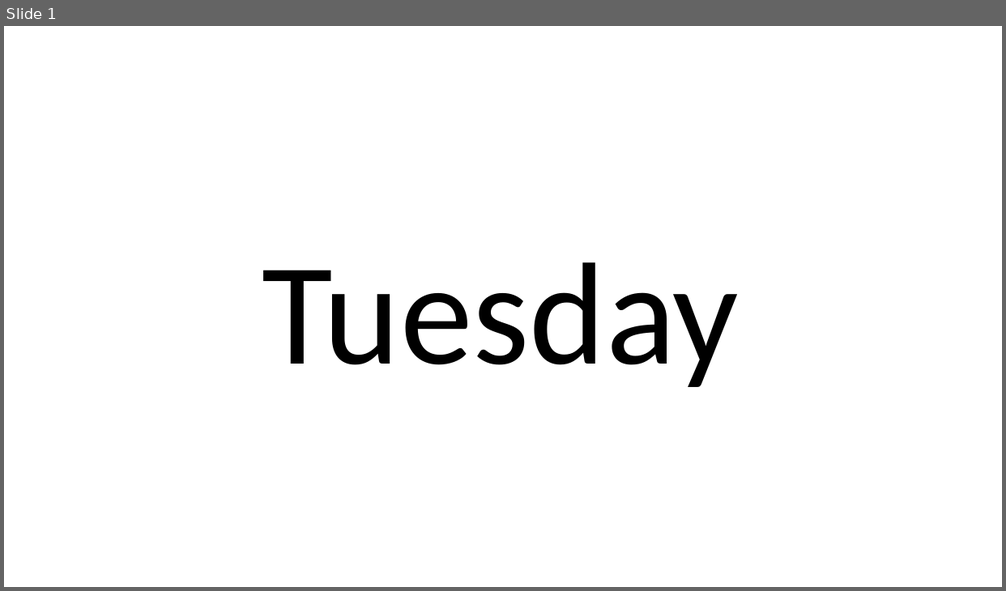
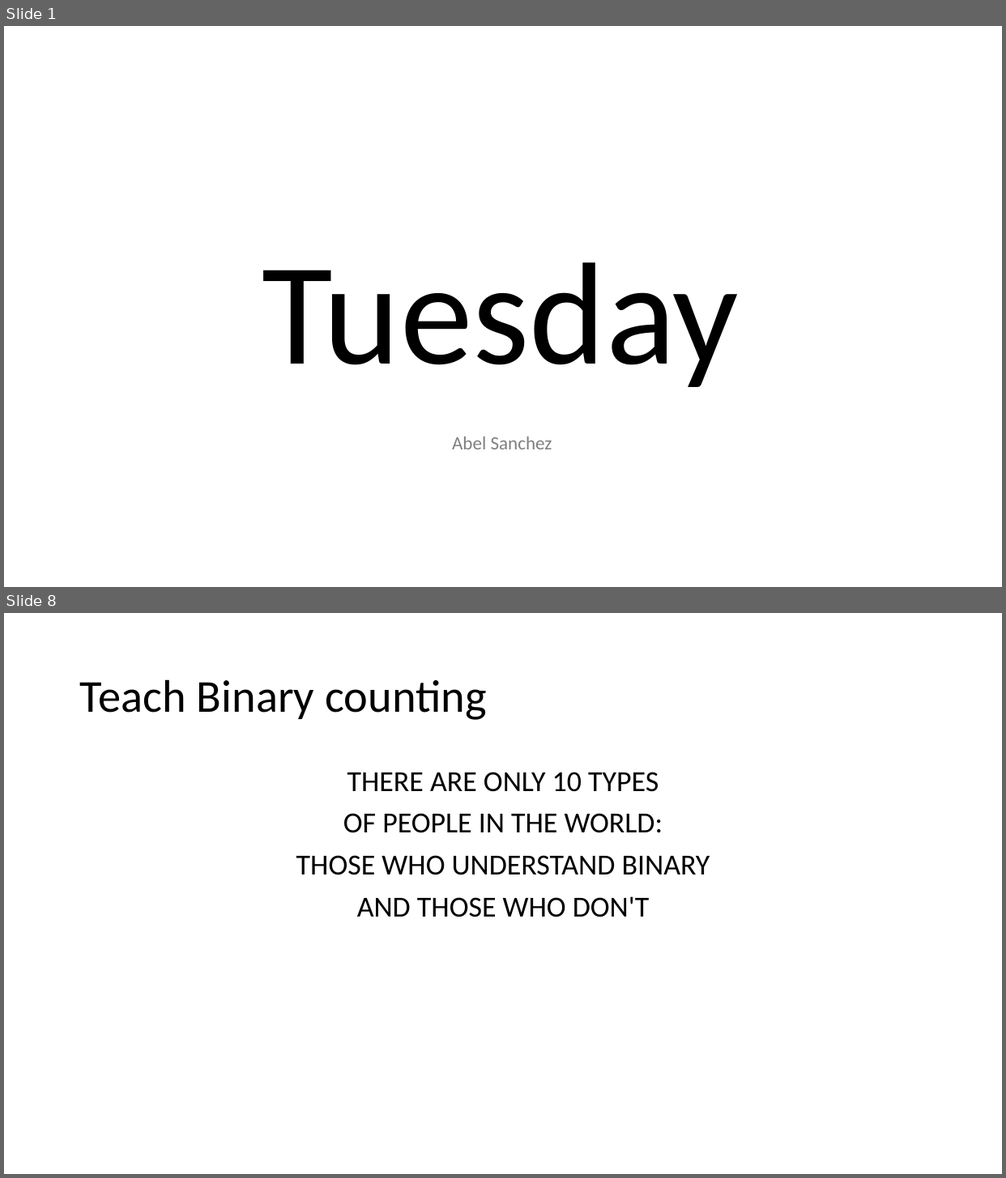
Before and after one commit to heaps/workshop, a slide deck: 02_tuesday/tuesday.pptx. Shown one above the other, each under a label of ours: slide 1 before the commit, slides 1 and 8 after it; the slides between them are not shown. The pictures are 1006x591 and 1006x1178 pixels, drawn with LibreOffice and Linux fonts; fonts in the diff are those of the drawing. Boxes give left, top, right and bottom in pixels: in the first picture for what was removed or moved away, otherwise in the second. Text is boxed around its words. In the diff, an @@ line names an element or a change of style, - is before the commit and + after.

```diff
--- a/02_tuesday/tuesday.pptx
+++ b/02_tuesday/tuesday.pptx
@@ slide 8 added at (4, 613, 1002, 1174), background #FFFFFF @@
@@ title added at (80, 679, 487, 720), 44 pt, text #000000 @@
+Teach Binary counting
@@ text added at (296, 772, 710, 918), 28 pt, text #000000 @@
+THERE ARE ONLY 10 TYPES
+OF PEOPLE IN THE WORLD:
+THOSE WHO UNDERSTAND BINARY
+AND THOSE WHO DON'T
@@ slide 1 changed as well @@
@@ text added at (452, 437, 552, 450), 18 pt, text #808080 @@
+Abel Sanchez
```
Also in this commit, not shown: 28 other slides added, 16 other files.
